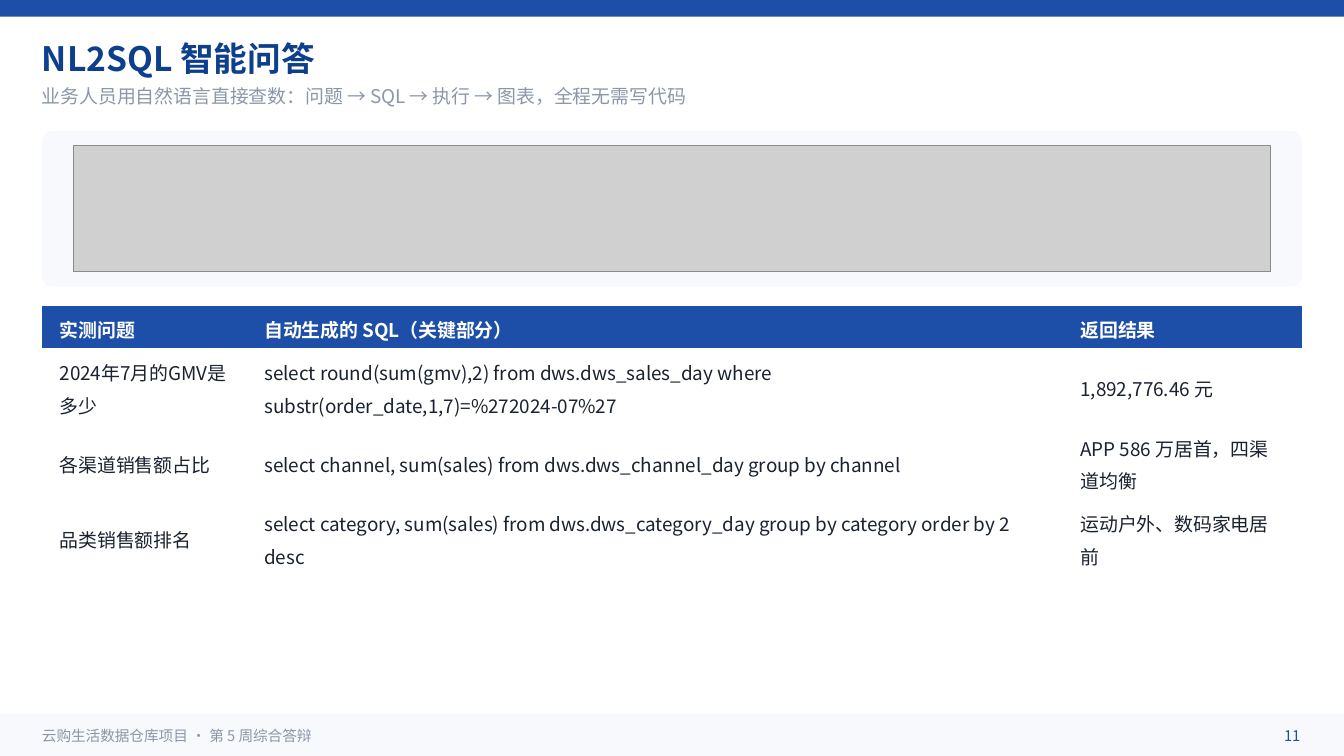
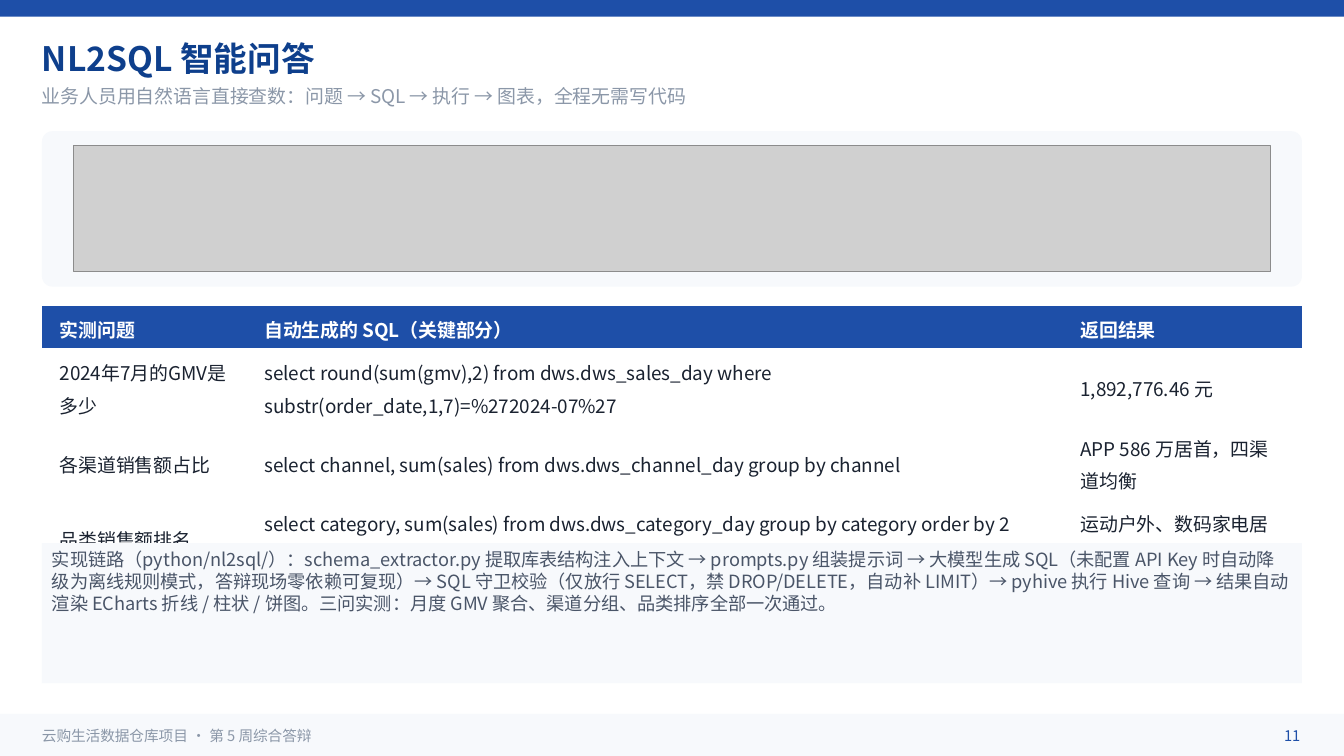
Before and after one commit to raelan123321/ydsh_bigdata, a slide deck: slide 11 of 交付物/第5周_最终交付包/08_答辩PPT/第5周_答辩PPT.pptx. Drawn at 1344x756 pixels with LibreOffice and Linux fonts; fonts in the diff are those of the drawing; grey boxes stand for pictures. Boxes give left, top, right and bottom in pixels: in the first picture for what was removed or moved away, otherwise in the second. Text is boxed around its words. In the diff, an @@ line names an element or a change of style, - is before the commit and + after.

Commit message:
docs(ppt): 更新第5周答辩PPT为汇报版（刘正扬）

```diff
--- a/交付物/第5周_最终交付包/08_答辩PPT/第5周_答辩PPT.pptx
+++ b/交付物/第5周_最终交付包/08_答辩PPT/第5周_答辩PPT.pptx
@@ rectangle added at box(42, 543, 1303, 684), fill #F7F9FC, 13 pt, text #4A5568 @@
+实现链路（python/nl2sql/）：schema_extractor.py 提取库表结构注入上下文 → prompts.py 组装提示词 → 大模型生成 SQL（未配置 API Key 时自动降级为离线规则模式，答辩现场零依赖可复现）→ SQL 守卫校验（仅放行 SELECT，禁 DROP/DELETE，自动补 LIMIT）→ pyhive 执行 Hive 查询 → 结果自动渲染 ECharts 折线 / 柱状 / 饼图。三问实测：月度 GMV 聚合、渠道分组、品类排序全部一次通过。
```
Also in this commit, not shown: 4 other slides changed.
